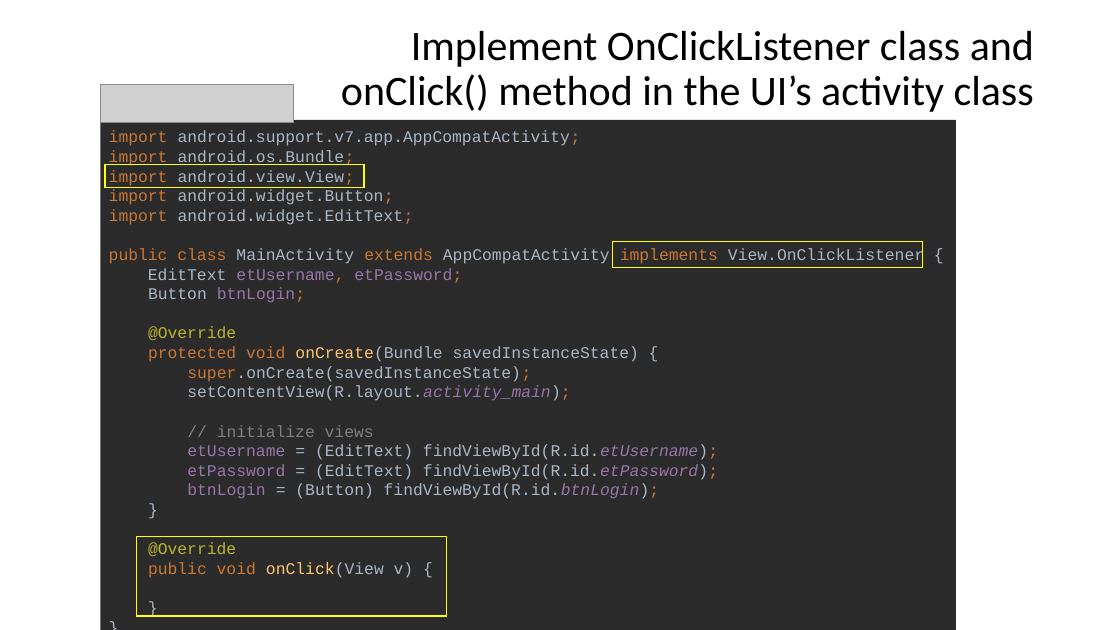
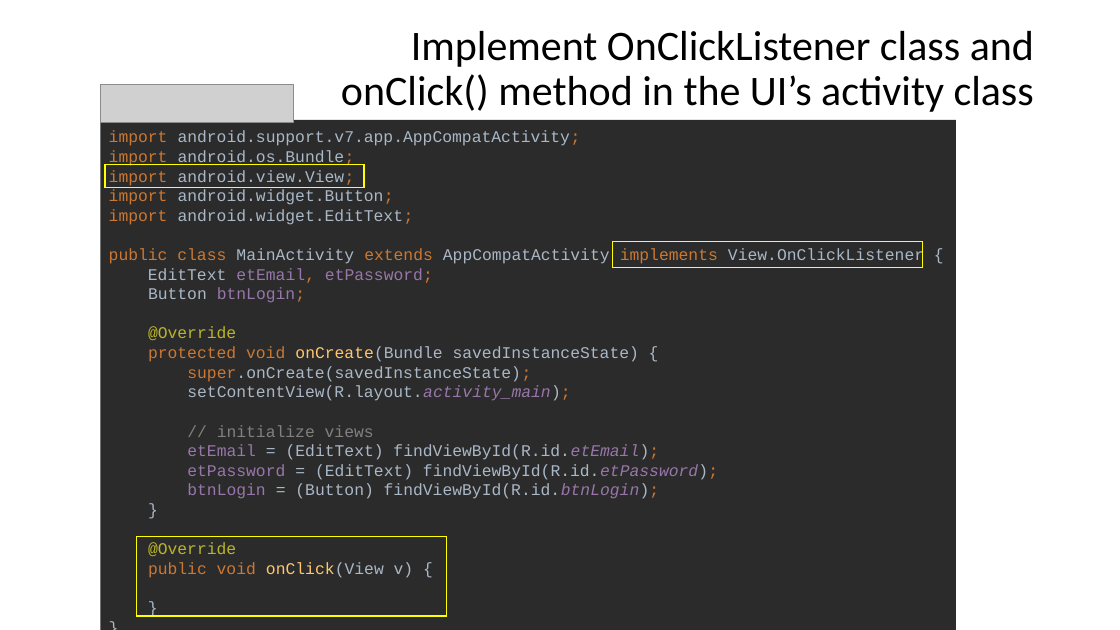
Before and after one commit to Nadzmi-Freelance/Android-Training, a slide deck: slide 24 of presentation/project.pptx (slide 23 before the commit). Drawn at 1120x630 pixels with LibreOffice and Linux fonts; fonts in the diff are those of the drawing; grey boxes stand for pictures. Boxes give left, top, right and bottom in pixels: in the first picture for what was removed or moved away, otherwise in the second. Text is boxed around its words. In the diff, an @@ line names an element or a change of style, - is before the commit and + after.

```diff
--- a/presentation/project.pptx
+++ b/presentation/project.pptx
@@ text in rectangle at <box>109,130,924,578</box>: text changed @@
-import android.support.v7.app.AppCompatActivity;
-import android.os.Bundle;
-import android.view.View;
-import android.widget.Button;
-import android.widget.EditText;
-public class MainActivity extends AppCompatActivity implements View.OnClickListener {
-EditText etUsername, etPassword;
-Button btnLogin;
-@Override
-protected void onCreate(Bundle savedInstanceState) {
-super.onCreate(savedInstanceState);
-setContentView(R.layout.activity_main);
-// initialize views
-etUsername = (EditText) findViewById(R.id.etUsername);
-etPassword = (EditText) findViewById(R.id.etPassword);
-btnLogin = (Button) findViewById(R.id.btnLogin);
-}
-@Override
-public void onClick(View v) {
-}
-}
+import android.support.v7.app.AppCompatActivity;
+import android.os.Bundle;
+import android.view.View;
+import android.widget.Button;
+import android.widget.EditText;
+public class MainActivity extends AppCompatActivity implements View.OnClickListener {
+EditText etEmail, etPassword;
+Button btnLogin;
+@Override
+protected void onCreate(Bundle savedInstanceState) {
+super.onCreate(savedInstanceState);
+setContentView(R.layout.activity_main);
+// initialize views
+etEmail = (EditText) findViewById(R.id.etEmail);
+etPassword = (EditText) findViewById(R.id.etPassword);
+btnLogin = (Button) findViewById(R.id.btnLogin);
+}
+@Override
+public void onClick(View v) {
+}
+}
```
Also in this commit, not shown: 5 other slides changed, 13 slides added, 3 slides removed, 8 other files.
